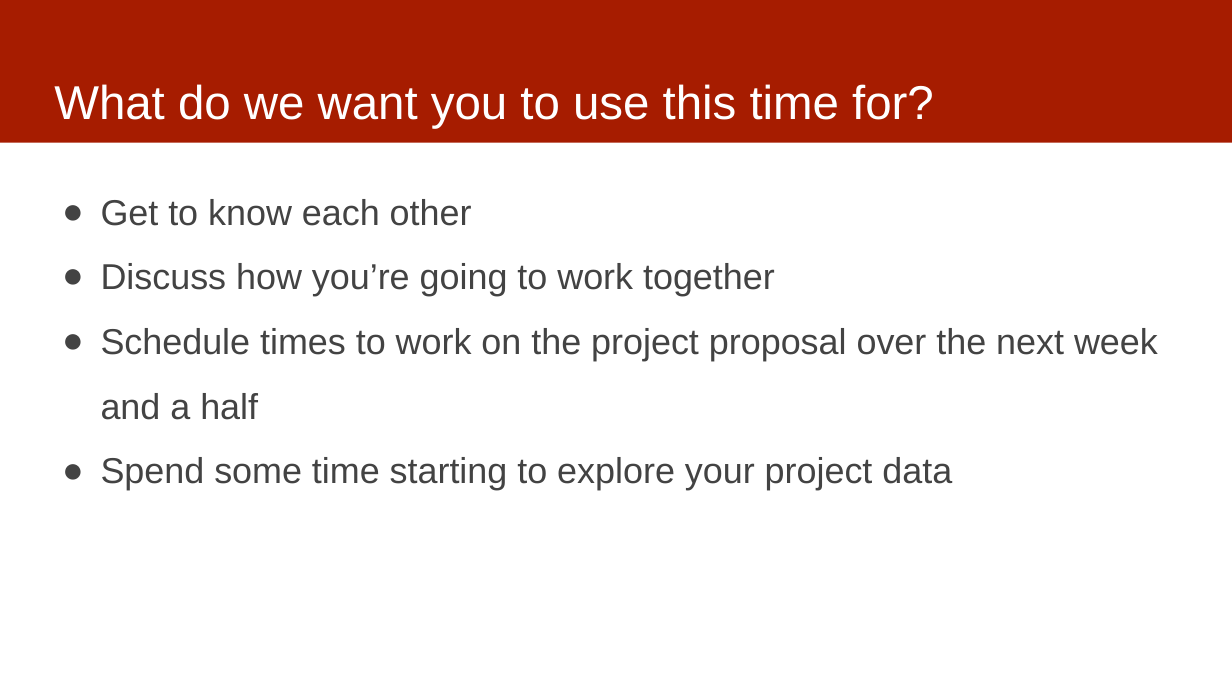
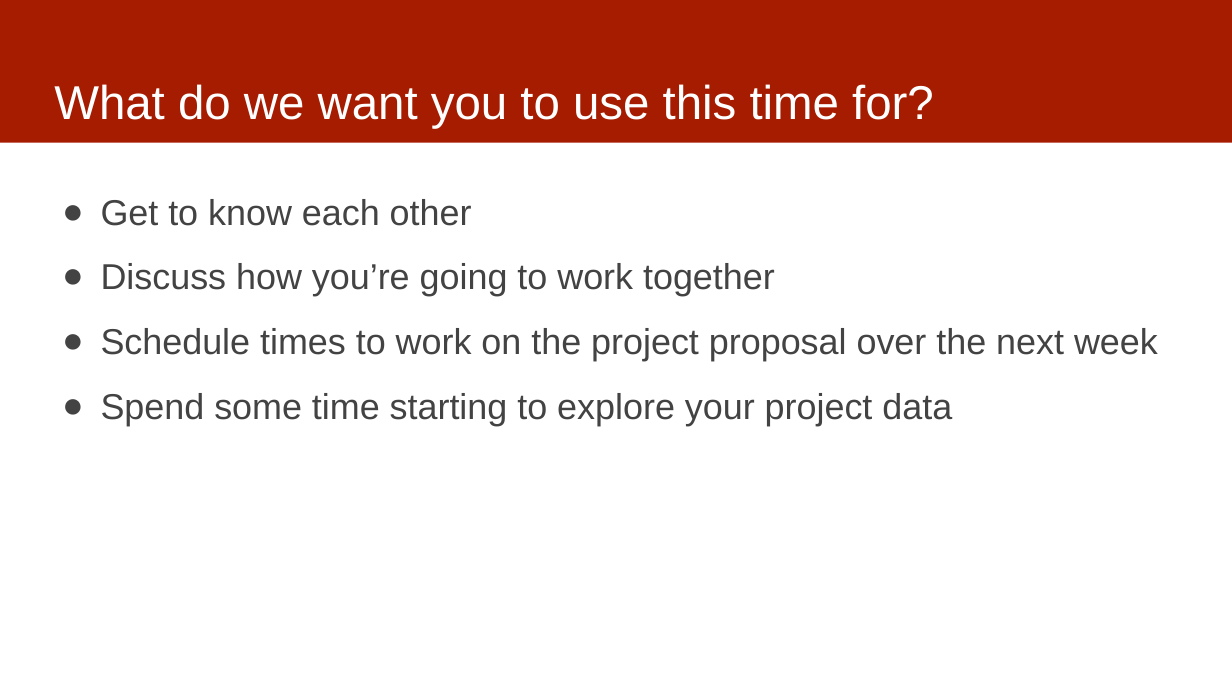
Before and after one commit to dssg/mlforpublicpolicylab, a slide deck: slide 16 of Lectures/06-data-exploration.pptx. Drawn at 1232x693 pixels with LibreOffice and Linux fonts; fonts in the diff are those of the drawing. Boxes give left, top, right and bottom in pixels: in the first picture for what was removed or moved away, otherwise in the second. Text is boxed around its words. In the diff, an @@ line names an element or a change of style, - is before the commit and + after.

Commit message:
updated

```diff
--- a/Lectures/06-data-exploration.pptx
+++ b/Lectures/06-data-exploration.pptx
@@ text at box(101, 328, 1158, 361): text changed @@
-● Schedule times to work on the project proposal over the next week and a half
+● Schedule times to work on the project proposal over the next week
```
